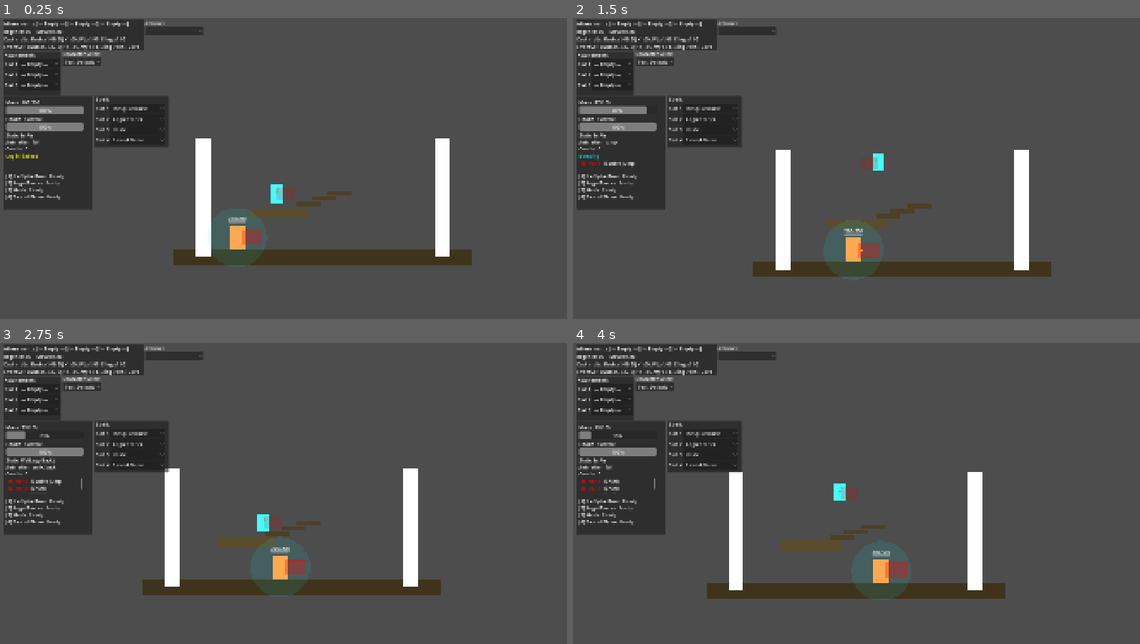
Above: before the commit, frames 1-4 (two rows, left to right).
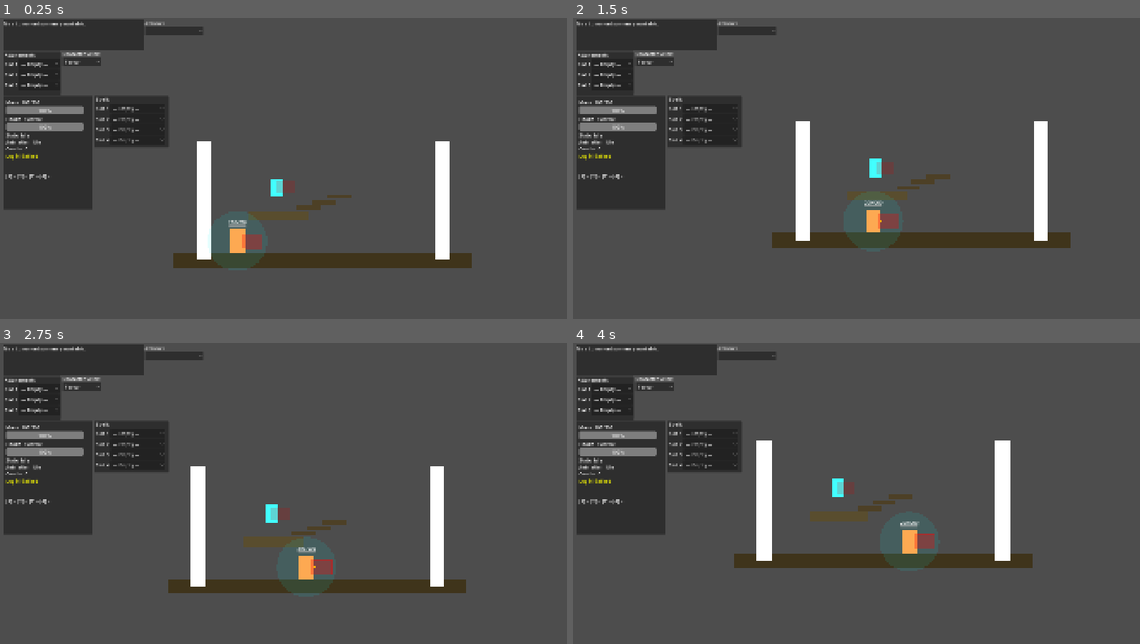
Above: after the commit, the same moments.

Repository: Korasyl/ManaBrawl
Game: Godot game, scene res://scenes/test_environment/test_environment.tscn
Same seed, same stepped clock (60 frames per second), same inputs: the game is played once before the commit and once after it.
Inputs (mouse positions are in pixels of both pictures, inside the frame that each line leads up to):
- Up to frame 1 (0.25 s): no input
- Up to frame 2 (1.5 s): move the mouse to (986, 162) at 0.52 s; hold Alt (block) 0.53-1.28 s; hold D (move_right) from 0.53 s (still down); tap W (jump) at 0.77, 1.07 s; tap S (crouch) at 0.8, 1.35 s; move the mouse to (743, 195) at 1.27 s
- Up to frame 3 (2.75 s): tap W (jump) at 1.52, 1.82 s; tap Space (dash) at 1.55, 2.1 s; move the mouse to (345, 433) at 2.02 s; release D (move_right) at 2.03 s; hold A (move_left) from 2.03 s (still down); hold Shift (sprint) from 2.03 s (still down)
- Up to frame 4 (4 s): move the mouse to (828, 568) at 2.77 s; release A (move_left) at 2.78 s; release Shift (sprint) at 2.78 s; hold D (move_right) from 2.78 s (still down); tap Shift (sprint) at 2.85 s; tap W (jump) at 3.02, 3.05, 3.32, 3.6, 3.77 s; move the mouse to (1032, 553) at 3.52 s; hold Alt (block) from 3.53 s (still down)

The runs differ from the first frame. In frame 1, 3.3% of the frame differs, in the area x 0-84%, y 1-84%; in frame 2, 12%; in frame 3, 8.4%; in frame 4, 13%, in the area x 0-82%, y 1-85%.
Error after the commit: Parse Error: Could not find type "CrayolaRig" in the current scope. (res://characters/player.gd:29)

Commit message:
Player hooks for crayola rig added.

Diff:
--- a/characters/player.gd
+++ b/characters/player.gd
@@ -26,6 +26,7 @@
 @onready var melee_collision: CollisionShape2D = $MeleeHitbox/CollisionShape2D
 @onready var body_collision: CollisionShape2D = $CollisionShape2D
 @onready var color_rect: ColorRect = $ColorRect
+@onready var crayola_rig: CrayolaRig = $CrayolaRig
 
 ## Ledge detection raycasts
 @onready var ledge_check_left: RayCast2D = $LedgeCheckLeft
@@ -153,42 +154,10 @@
 ## Physics
 var gravity = ProjectSettings.get_setting("physics/2d/default_gravity")
 
-## Arm animation system
-var front_arm: Sprite2D
-var back_arm: Sprite2D
-var current_body_anim: String = "idle"  # Tracks body animation state for arm sync
+## Arm/rig animation state
+var current_body_anim: String = "idle"  # Tracks body animation state for rig sync
 var arm_override_active: bool = false   # True when arms are independently aimed
 
-const ARM_WIDTH: float = 4.0
-const ARM_LENGTH: float = 20.0
-const ARM_SHOULDER_OFFSET: Vector2 = Vector2(5.0, -48.0)  # x = lateral spread, y = shoulder height
-const ARM_COLOR_FRONT := Color(0.68, 0.58, 0.50)
-const ARM_COLOR_BACK := Color(0.52, 0.44, 0.38)
-
-# Arm poses per body animation state: Vector2(front_rotation, back_rotation) in radians.
-# 0 = straight down, negative = forward, positive = backward (when facing right).
-const ARM_POSES := {
-	"idle":             Vector2(0.08, -0.08),
-	"walk":             Vector2(0.25, -0.2),
-	"walk_back":        Vector2(-0.2, 0.25),
-	"sprint":           Vector2(0.4, -0.35),
-	"sprint_back":      Vector2(-0.35, 0.4),
-	"crouch":           Vector2(0.15, -0.1),
-	"crouchwalk":       Vector2(0.25, -0.15),
-	"crouchwalk_back":  Vector2(-0.15, 0.25),
-	"jump":             Vector2(-0.35, 0.3),
-	"fall":             Vector2(0.45, -0.25),
-	"hit":              Vector2(0.3, 0.2),
-	"block":            Vector2(-0.9, -0.7),
-	"dash":             Vector2(0.6, 0.5),
-	"wall_cling":       Vector2(-0.4, 0.15),
-	"wall_slide":       Vector2(-0.25, 0.1),
-	"coalesce_ground":  Vector2(-0.6, 0.6),
-	"coalesce_air":     Vector2(-0.55, 0.55),
-	"coalesce_wall":    Vector2(-0.5, 0.35),
-	"ledge_grab":       Vector2(-1.2, -1.0),
-	"ledge_clamber":    Vector2(-0.8, -0.6),
-}
 
 func _ready():
 	add_to_group("player")
@@ -233,9 +202,6 @@
 	attunements.initialize(self)
 	attunements.set_slot_attunement(0, starting_attunement)
 
-	# --- Arm nodes init ---
-	_setup_arms()
-
 	# --- Passive skill init ---
 	_load_passive()
 
@@ -246,6 +212,11 @@
 
 	if debug_hud and starting_attunement:
 		debug_hud.log_action("[color=violet]Attune Slot 1:[/color] %s" % starting_attunement.attunement_name)
+
+	if animated_sprite:
+		animated_sprite.visible = false
+	if color_rect:
+		color_rect.visible = false
 
 	print("Found debug HUD: ", debug_hud)
 	if debug_hud:
@@ -253,30 +224,6 @@
 	else:
 		print("ERROR: Debug HUD not found!")
 
-func _setup_arms():
-	var front_tex := _create_arm_texture(ARM_COLOR_FRONT)
-	var back_tex := _create_arm_texture(ARM_COLOR_BACK)
-
-	# Back arm — renders behind body sprite
-	back_arm = Sprite2D.new()
-	back_arm.name = "BackArm"
-	back_arm.texture = back_tex
-	back_arm.z_index = -1
-	back_arm.offset = Vector2(0, ARM_LENGTH * 0.5)  # Pivot at shoulder (top of rect)
-	add_child(back_arm)
-
-	# Front arm — renders in front of body sprite
-	front_arm = Sprite2D.new()
-	front_arm.name = "FrontArm"
-	front_arm.texture = front_tex
-	front_arm.z_index = 1
-	front_arm.offset = Vector2(0, ARM_LENGTH * 0.5)  # Pivot at shoulder (top of rect)
-	add_child(front_arm)
-
-func _create_arm_texture(color: Color) -> ImageTexture:
-	var img := Image.create(int(ARM_WIDTH), int(ARM_LENGTH), false, Image.FORMAT_RGBA8)
-	img.fill(color)
-	return ImageTexture.create_from_image(img)
 
 func _physics_process(delta):
 	# Handle death/respawn
@@ -1059,30 +1006,17 @@
 	current_body_anim = anim
 	if debug_hud:
 		debug_hud.update_animation(anim)
+	if crayola_rig:
+		crayola_rig.set_body_animation(anim)
 
 func update_arms():
-	if not front_arm or not back_arm:
+	if not crayola_rig:
 		return
 
 	var facing_right := not animated_sprite.flip_h
-	var x_sign := 1.0 if facing_right else -1.0
-
-	# Position arms at shoulder — mirror x offset based on facing
-	front_arm.position = Vector2(ARM_SHOULDER_OFFSET.x * x_sign, ARM_SHOULDER_OFFSET.y)
-	back_arm.position = Vector2(-ARM_SHOULDER_OFFSET.x * x_sign, ARM_SHOULDER_OFFSET.y)
-
-	if arm_override_active:
-		# Aiming override — rotate arms toward mouse/aim direction
-		var aim_angle := (get_global_mouse_position() - global_position).angle()
-		# Offset by PI/2 so 0 rad in pose space (straight down) maps to correct visual
-		var visual_angle := aim_angle - PI / 2.0
-		front_arm.rotation = visual_angle
-		back_arm.rotation = visual_angle
-	else:
-		# Follow mode — match body animation pose
-		var pose: Vector2 = ARM_POSES.get(current_body_anim, Vector2(0.08, -0.08))
-		front_arm.rotation = pose.x * x_sign
-		back_arm.rotation = pose.y * x_sign
+	crayola_rig.set_facing_right(facing_right)
+	crayola_rig.set_body_animation(current_body_anim)
+	crayola_rig.update_arm_pose(arm_override_active, get_global_mouse_position())
 
 func handle_attack_timers(delta):
 	# Handle attack duration
--- a/characters/player.tscn
+++ b/characters/player.tscn
@@ -1,6 +1,7 @@
 [gd_scene format=3 uid="uid://dcbx80h6k7knp"]
 
 [ext_resource type="Script" uid="uid://b3ts7medgt3i" path="res://characters/player.gd" id="1_dnjla"]
+[ext_resource type="PackedScene" uid="uid://dkirn3xj4mlfk" path="res://characters/crayola_rig.tscn" id="2_rig"]
 [ext_resource type="Resource" uid="uid://bxedo12ho0f4l" path="res://resources/character_stats/default_character_stats.tres" id="2_tory2"]
 [ext_resource type="Resource" uid="uid://cfo4tr01pkeup" path="res://resources/movement_data/default_movement_data.tres" id="3_x0jl3"]
 
@@ -46,6 +47,16 @@
 "speed": 5.0
 }, {
 "frames": [],
+"loop": false,
+"name": &"ledge_clamber",
+"speed": 5.0
+}, {
+"frames": [],
+"loop": false,
+"name": &"ledge_grab",
+"speed": 5.0
+}, {
+"frames": [],
 "loop": true,
 "name": &"sprint",
 "speed": 5.0
@@ -63,16 +74,6 @@
 "frames": [],
 "loop": true,
 "name": &"wall_slide",
-"speed": 5.0
-}, {
-"frames": [],
-"loop": false,
-"name": &"ledge_grab",
-"speed": 5.0
-}, {
-"frames": [],
-"loop": false,
-"name": &"ledge_clamber",
 "speed": 5.0
 }]
 
@@ -104,19 +105,19 @@
 position = Vector2(20, -30)
 target_position = Vector2(5, 0)
 
-[node name="LedgeCheckLeft" type="RayCast2D" parent="."]
+[node name="LedgeCheckLeft" type="RayCast2D" parent="." unique_id=962824465]
 position = Vector2(-28, -65)
 target_position = Vector2(0, 10)
 
-[node name="LedgeCheckRight" type="RayCast2D" parent="."]
+[node name="LedgeCheckRight" type="RayCast2D" parent="." unique_id=1601436751]
 position = Vector2(28, -65)
 target_position = Vector2(0, 10)
 
-[node name="LedgeAboveCheckLeft" type="RayCast2D" parent="."]
+[node name="LedgeAboveCheckLeft" type="RayCast2D" parent="." unique_id=2066449335]
 position = Vector2(-28, -70)
 target_position = Vector2(0, -5)
 
-[node name="LedgeAboveCheckRight" type="RayCast2D" parent="."]
+[node name="LedgeAboveCheckRight" type="RayCast2D" parent="." unique_id=1344212540]
 position = Vector2(28, -70)
 target_position = Vector2(0, -5)
 
@@ -139,3 +140,5 @@
 offset_right = 30.0
 offset_bottom = 20.0
 color = Color(0.8862745, 0, 0, 0.17254902)
+
+[node name="CrayolaRig" parent="." unique_id=479815975 instance=ExtResource("2_rig")]
